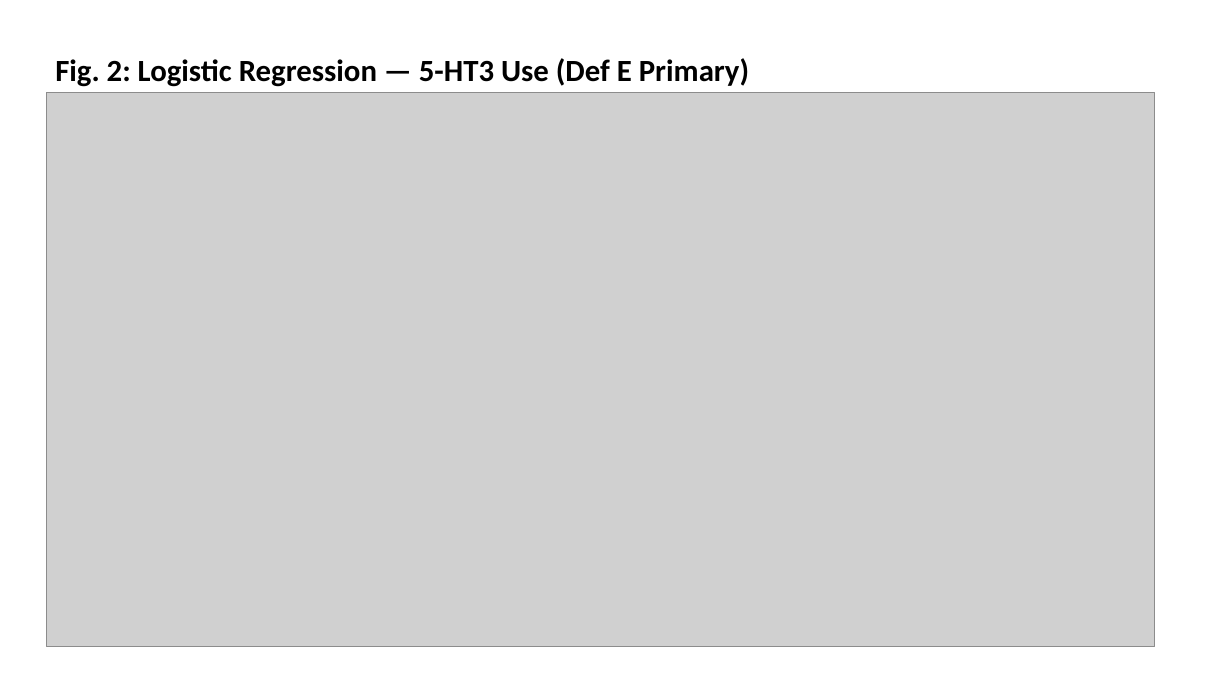
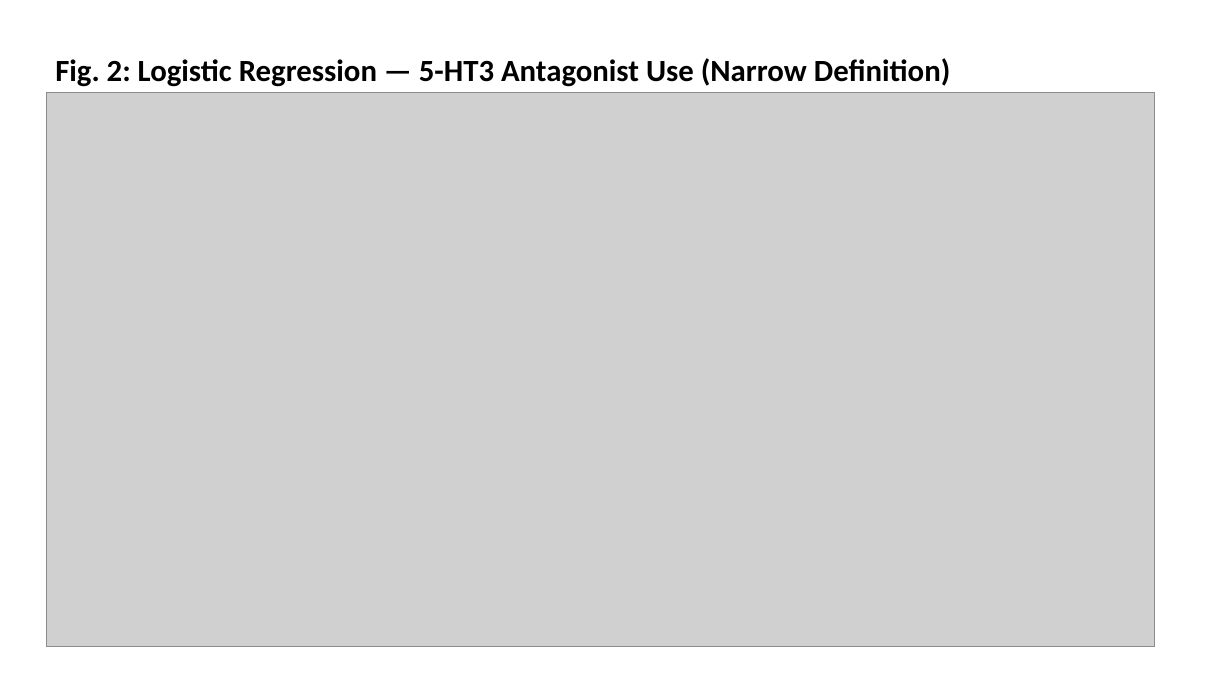
Before and after one commit to bougtoir/heat-accidents-mortality, a slide deck: slide 2 of yago_ionv/figures_ionv_e.pptx. Drawn at 1232x693 pixels with LibreOffice and Linux fonts; fonts in the diff are those of the drawing; grey boxes stand for pictures. Boxes give left, top, right and bottom in pixels: in the first picture for what was removed or moved away, otherwise in the second. Text is boxed around its words. In the diff, an @@ line names an element or a change of style, - is before the commit and + after.

```diff
--- a/yago_ionv/figures_ionv_e.pptx
+++ b/yago_ionv/figures_ionv_e.pptx
@@ text at <box>55,58,951,87</box>: text changed @@
-Fig. 2: Logistic Regression — 5-HT3 Use (Def E Primary)
+Fig. 2: Logistic Regression — 5-HT3 Antagonist Use (Narrow Definition)
```
Also in this commit, not shown: 3 other slides changed, 9 other files.
